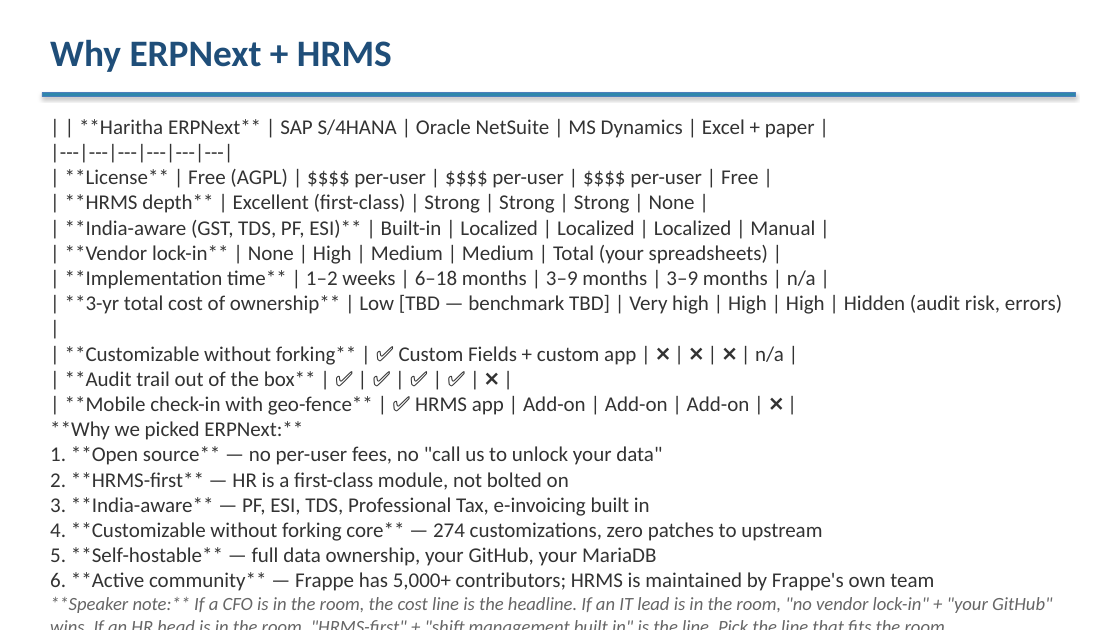
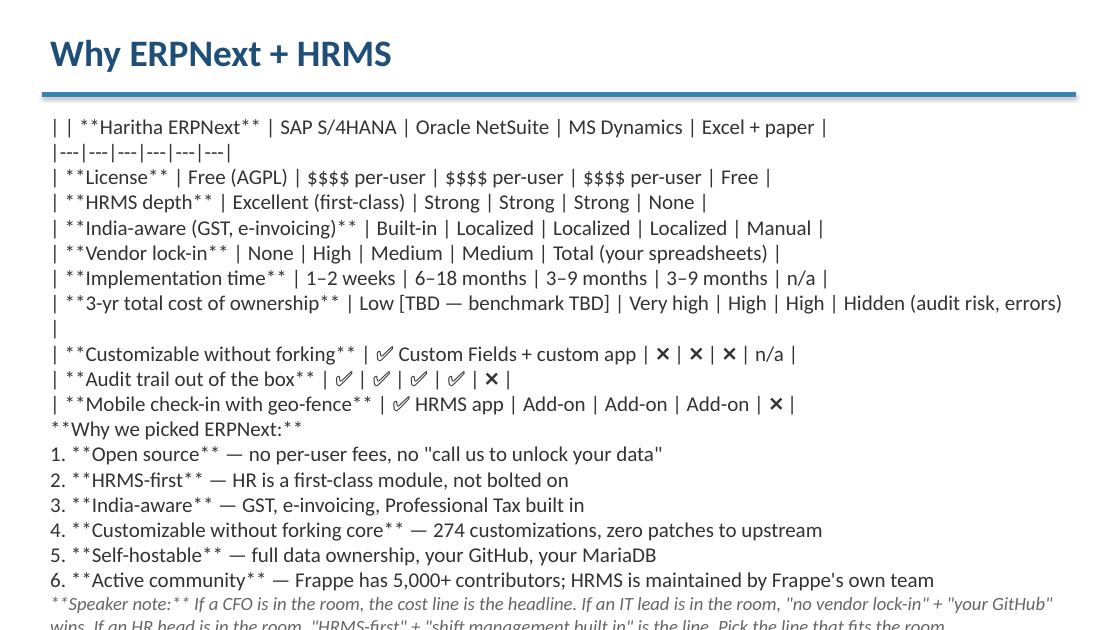
Before and after one commit to venkat-narasimha/haritha-hospitals, a slide deck: slide 5 of docs/phase6/03-client/03.4-client-presentation.pptx. Drawn at 1120x630 pixels with LibreOffice and Linux fonts; fonts in the diff are those of the drawing. Boxes give left, top, right and bottom in pixels: in the first picture for what was removed or moved away, otherwise in the second. Text is boxed around its words. In the diff, an @@ line names an element or a change of style, - is before the commit and + after.

```diff
--- a/docs/phase6/03-client/03.4-client-presentation.pptx
+++ b/docs/phase6/03-client/03.4-client-presentation.pptx
@@ text at [65,220,812,239]: text changed @@
-| **India-aware (GST, TDS, PF, ESI)** | Built-in | Localized | Localized | Localized | Manual |
+| **India-aware (GST, e-invoicing)** | Built-in | Localized | Localized | Localized | Manual |
@@ text at [50,497,585,516]: text changed @@
-3. **India-aware** — PF, ESI, TDS, Professional Tax, e-invoicing built in
+3. **India-aware** — GST, e-invoicing, Professional Tax built in
```
Also in this commit, not shown: 4 other slides changed, 2 slides added, 2 slides removed, 1 other file.
